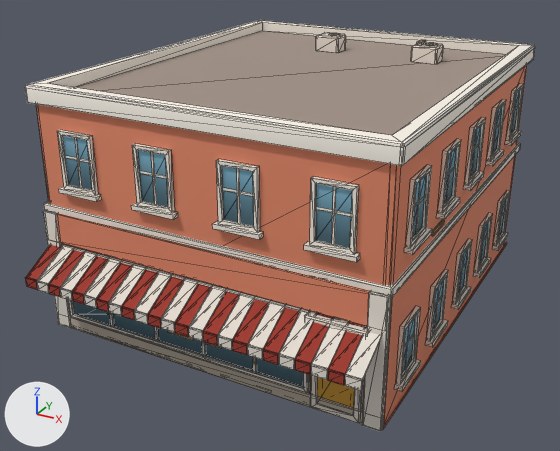
Before and after pictures for a commit that changed the glTF model newcity/art/kit/boylston_s12.glb.
Camera for both pictures: a 50 mm camera at (12.08, -24.0, 14.06) aimed at (-0.27, -1.54, 2.83). Arrows for +X, +Y and +Z are at lower left; the lights stay in place. The picture after the commit comes second. Mesh edges are drawn as thin lines. Vertices at exactly the same position are counted once.

Names of what the first picture shows: 'boylston_s12'.
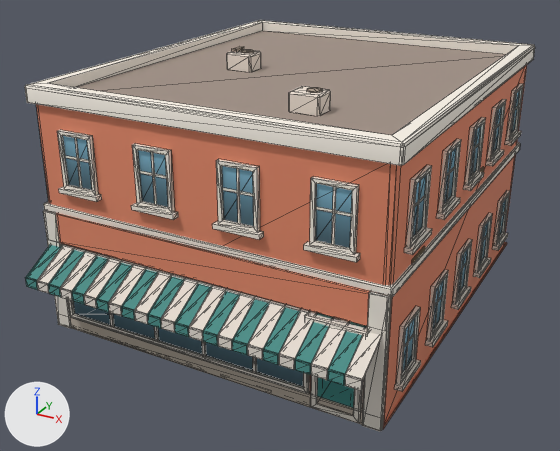
Location of each change, [x1, y1, x2, y2] in pixels of the pictures (560 x 451 px; the box of a moved part takes in the faces that stretch with it):
part 1 of me_boylston_s12, moved or reshaped (not visible afterwards)
    before: [168, 331, 194, 340]
part 2 of me_boylston_s12, moved or reshaped (not visible before)
    after: [412, 246, 425, 263]
part 3 of me_boylston_s12, moved or reshaped
    before: [432, 220, 444, 236]
    after: [480, 167, 484, 172]
part 4 of me_boylston_s12, moved or reshaped
    before: [329, 33, 340, 36]
    after: [307, 87, 323, 93]
part 5 of me_boylston_s12, moved or reshaped
    before: [316, 32, 346, 53]
    after: [289, 86, 331, 116]
part 6 of me_boylston_s12, moved or reshaped
    before: [425, 43, 438, 46]
    after: [241, 50, 254, 53]
part 7 of me_boylston_s12, moved or reshaped
    before: [411, 43, 444, 64]
    after: [227, 49, 261, 72]
part 8 of me_boylston_s12, moved or reshaped
    before: [416, 39, 426, 45]
    after: [232, 46, 244, 52]
part 9 of me_boylston_s12, surface changed (red to cyan)
    both: [25, 245, 366, 408]

What the commit changed:
me_boylston_s12 has 1576 vertices, 2208 faces and spans x -6.2..6.2, y -8.4..7.2, z 0.0..8.8.
me_boylston_s12 is used by ob_boylston_s12; location (0.0, 0.0, 0.0).
me_boylston_s12 part 1: the loose piece of 16 vertices spanning x -1.3..-0.3, y -7.0, z 1.0..1.2 is scaled about its middle by (0.746, 1, 1), then moved by (-0.9, 0.0, 1.6).
me_boylston_s12 part 2: the loose piece of 16 vertices spanning x 6.0, y 2.9..3.7, z 5.0..5.1 is scaled about its middle by (1, 1.34, 1), then moved by (0.0, -8.2, -0.5).
me_boylston_s12 part 3: the loose piece of 16 vertices spanning x 6.0, y -3.7..-2.7, z 4.7..4.8 is scaled about its middle by (1, 0.493, 1), then moved by (0.0, 4.5, 0.4).
me_boylston_s12 part 4: the loose piece of 16 vertices spanning x -1.2..-0.7, y 3.9..4.4, z 8.7 is moved by (3.3, -8.5, 0.0).
me_boylston_s12 part 5: the loose piece of 20 vertices spanning x -1.6..-0.6, y 3.7..4.5, z 8.1..8.7 is moved by (3.3, -8.5, 0.0).
me_boylston_s12 part 6: the loose piece of 16 vertices spanning x 2.8..3.3, y 3.7..4.2, z 8.7 is moved by (-5.2, -4.4, 0.0).
me_boylston_s12 part 7: the loose piece of 20 vertices spanning x 2.4..3.4, y 3.5..4.3, z 8.1..8.7 is moved by (-5.2, -4.4, 0.0).
me_boylston_s12 part 8: the loose piece of 8 vertices spanning x 2.6..2.8, y 3.7..4.2, z 8.7..8.8 is moved by (-5.2, -4.4, 0.0).
me_boylston_s12 part 9: 274 kept faces spanning x -6.0..6.0, y -8.4..5.9, z 0.2..7.0 get new texture (UV) coordinates.
